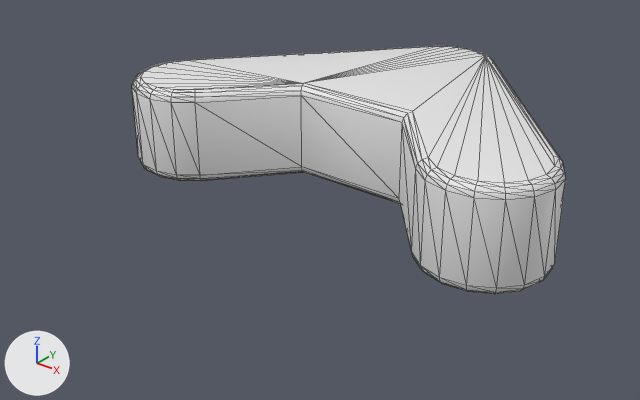
Before and after pictures for a commit that changed the OBJ model src/maps/ArrowGallery/meshes/arrow_head_round_cap_beveled.obj.
The view is the same before and after, from a 50 mm lens placed at (3.97, -5.34, 2.74), pointed at (-0.17, -0.17, -0.47). Every picture has the same lights, and +X, +Y and +Z are marked at lower left. The picture after the commit comes second. Mesh edges are drawn as thin lines. Where no turn or scale is listed for an object, it has been applied to the vertices.

Script lines for the objects in view, before the commit:
```python
me_arrow_head_round_cap_beveled = bpy.data.meshes.new('arrow_head_round_cap_beveled')
me_arrow_head_round_cap_beveled.from_pydata(...)  # 216 vertices, 428 faces; spans x -1.94..1.94, y -0.84..1.87, z -0.4..0.4
me_arrow_head_round_cap_beveled.polygons.foreach_set('use_smooth', [True] * 428)
ob_arrow_head_round_cap_beveled = bpy.data.objects.new('arrow_head_round_cap_beveled', me_arrow_head_round_cap_beveled)
ob_arrow_head_round_cap_beveled.location = (0.0, 0.0, 0.0)
```
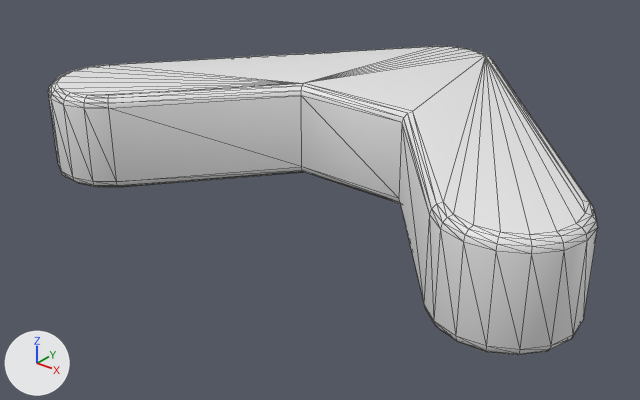
Pixel boxes (x1, y1, x2, y2) of what changed, in the pictures (640 x 400 px; the box of a moved part takes in the faces that stretch with it):
'arrow_head_round_cap_beveled', reshaped (27% wider, 24% taller): before (132, 46, 566, 294); after (48, 46, 598, 355)
part 1 of me_arrow_head_round_cap_beveled, moved or reshaped: before (132, 46, 436, 181); after (48, 46, 436, 187)
part 2 of me_arrow_head_round_cap_beveled, moved or reshaped: before (399, 56, 566, 294); after (399, 56, 598, 355)

The change, as a diff of the scene's bpy script:
```diff
--- a/src/maps/ArrowGallery/meshes/arrow_head_round_cap_beveled.obj.py
+++ b/src/maps/ArrowGallery/meshes/arrow_head_round_cap_beveled.obj.py
@@ me_arrow_head_round_cap_beveled @@
 # used by ob_arrow_head_round_cap_beveled; location = (0.0, 0.0, 0.0)
-me_arrow_head_round_cap_beveled.from_pydata(...)  # 216 vertices, 428 faces; spans x -1.94..1.94, y -0.84..1.87, z -0.4..0.4
+me_arrow_head_round_cap_beveled.from_pydata(...)  # 216 vertices, 428 faces; spans x -2.38..2.38, y -1.36..1.87, z -0.4..0.4
+# me_arrow_head_round_cap_beveled part 1: all 72 vertices in x -1.94..-1.06, y -0.84..-0.02, z -0.4..0.4 are moved by (-0.44, -0.52, 0.0)
+# me_arrow_head_round_cap_beveled part 2: all 72 vertices in x 1.06..1.94, y -0.84..-0.02, z -0.4..0.4 are moved by (0.44, -0.52, 0.0)
```
